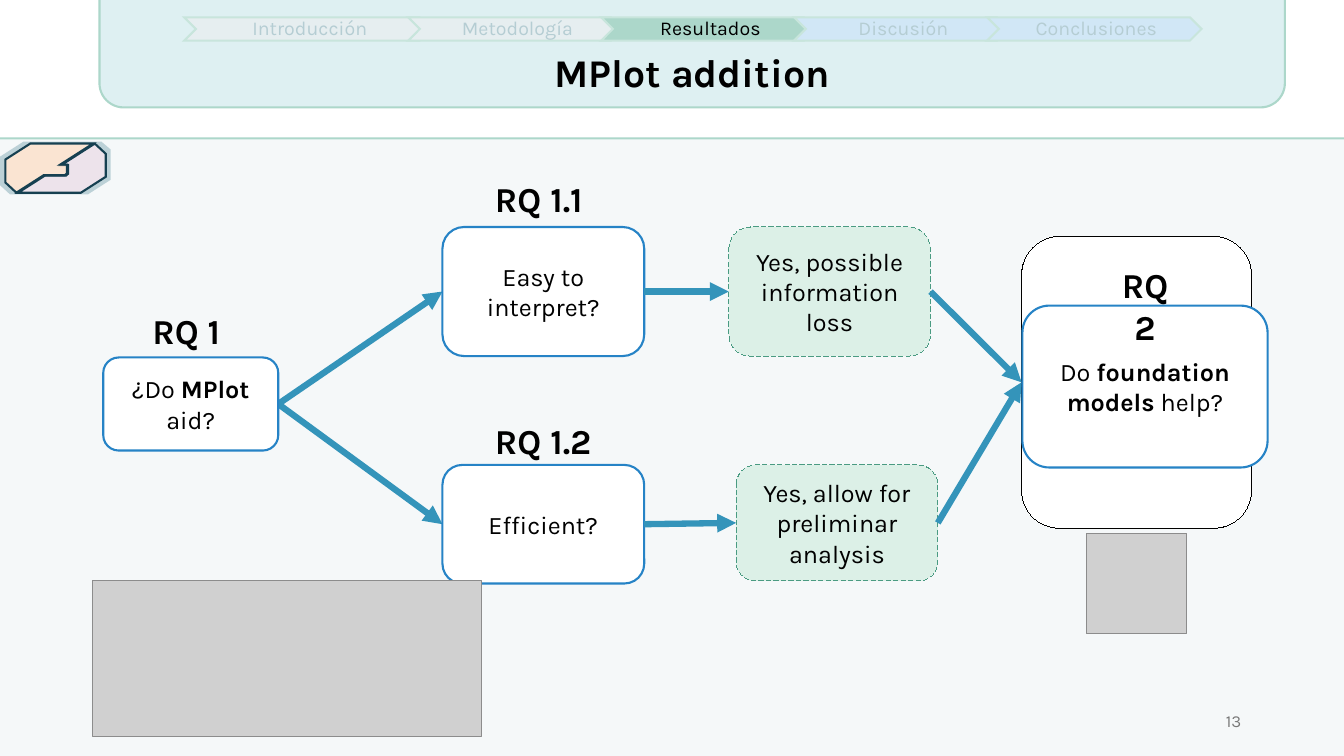
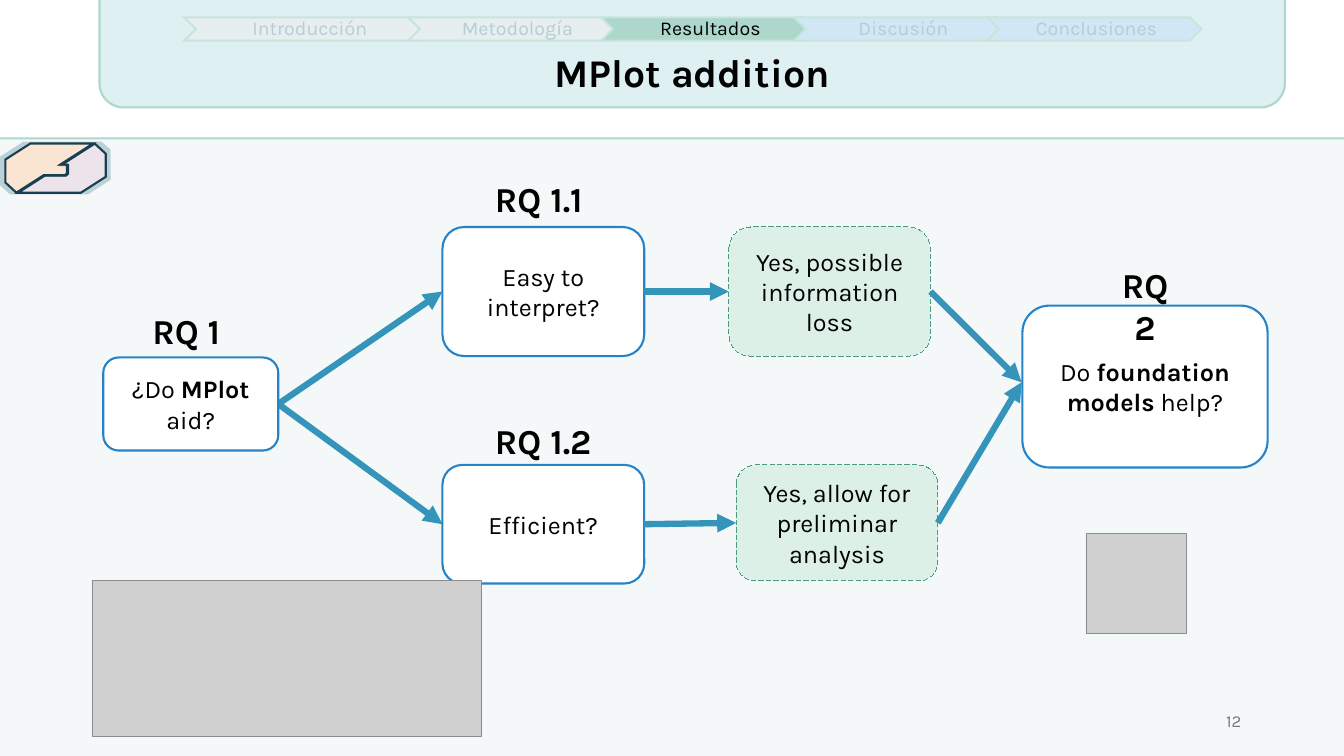
Before and after one commit to misantamaria/thesis, a slide deck: slide 12 of summary.pptx (slide 13 before the commit). Drawn at 1344x756 pixels with LibreOffice and Linux fonts; fonts in the diff are those of the drawing; grey boxes stand for pictures. Boxes give left, top, right and bottom in pixels: in the first picture for what was removed or moved away, otherwise in the second. Text is boxed around its words. In the diff, an @@ line names an element or a change of style, - is before the commit and + after.

```diff
--- a/summary.pptx
+++ b/summary.pptx
@@ rounded rectangle removed at <box>1022,236,1252,528</box> @@
-And to get an easy to interpret fast complete analysis?
@@ page number at <box>1226,716,1241,727</box>: text changed @@
-13
+12
```
Also in this commit, not shown: 1 other slide changed, 1 slide removed.
